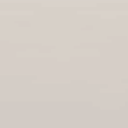
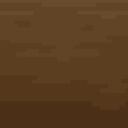
Two versions of the same layered image (128px x 128px). Layer-by-layer changes:
"tile1": opacity 25% → 100% over 0, 0, 128, 128
